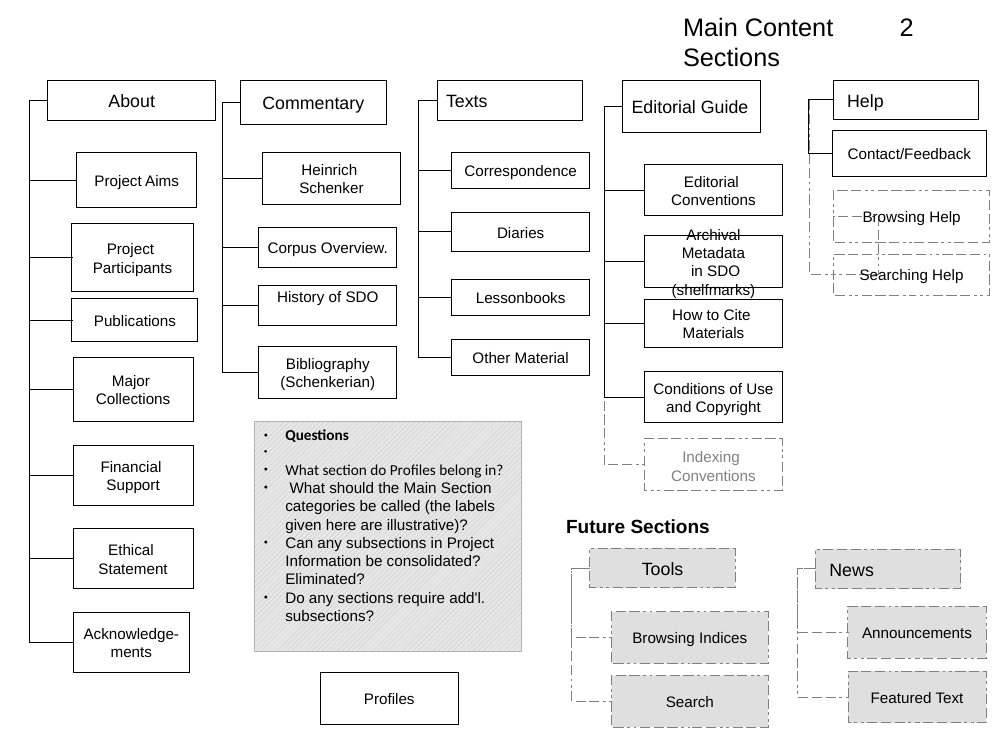
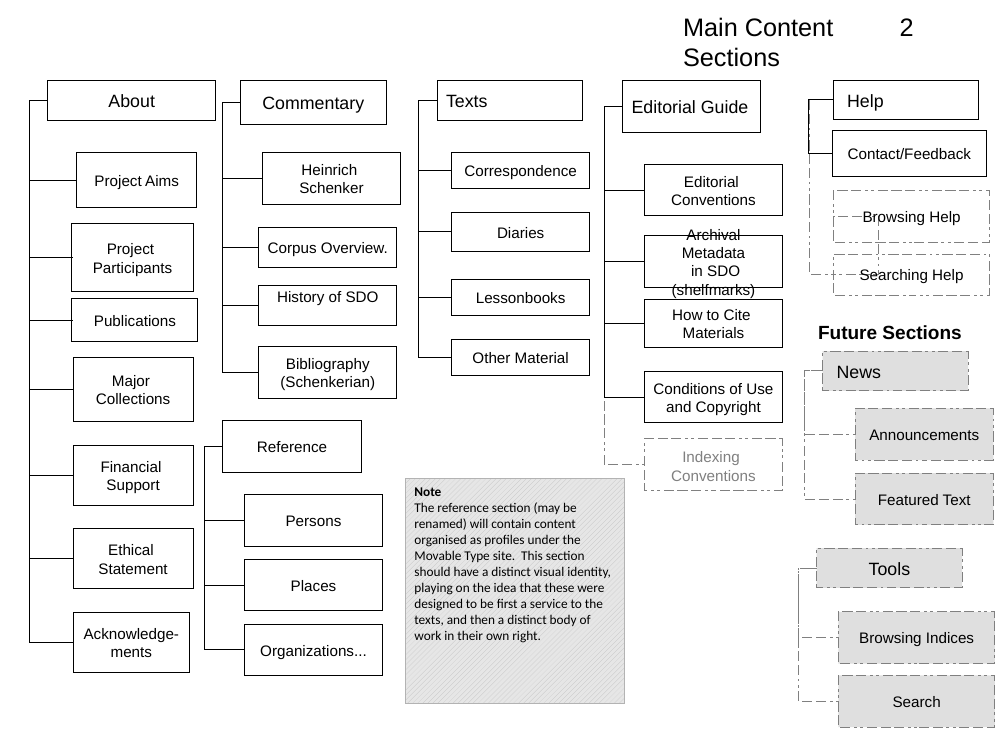
Before and after one commit to kingsdigitallab/sdo, a slide deck: slide 2 of analysis/wireframes/IA-wireframes.odp. Drawn at 1008x756 pixels with LibreOffice and Linux fonts; fonts in the diff are those of the drawing. Boxes give left, top, right and bottom in pixels: in the first picture for what was removed or moved away, otherwise in the second. Text is boxed around its words. In the diff, an @@ line names an element or a change of style, - is before the commit and + after.

```diff
--- a/analysis/wireframes/IA-wireframes.odp
+++ b/analysis/wireframes/IA-wireframes.odp
@@ text "Future Sections": place and size @@
-text "Future Sections" at (566,519,710,534)
+text "Future Sections" at (818,325,961,340)
@@ 2 rectangles, 2 elbow lines: place and size @@
-2 rectangles, 2 elbow lines at (798,549,986,724)
+2 rectangles, 2 elbow lines at (805,351,993,525)
@@ rectangle "Announcements": place and size @@
-rectangle "Announcements" at (848,606,986,659)
+rectangle "Announcements" at (855,409,993,461)
@@ elbow line added from (223, 446) to (244, 520), #000000 0 pt @@
@@ elbow line added from (244, 585) to (223, 446), #000000 0 pt @@
@@ elbow line added from (244, 650) to (223, 446), #000000 0 pt @@
@@ rectangle added at (223,421,361,473), outline #000000 0 pt, 12 pt, text #000000 @@
+Reference
@@ rectangle added at (405,479,624,704), fill pattern #C0C0C0 on #E6E6E6, outline #B3B3B3 0 pt, 10.5 pt, text #000000 @@
+Note
+The reference section (may be renamed) will contain content organised as profiles under the Movable Type site. This section should have a distinct visual identity, playing on the idea that these were designed to be first a service to the texts, and then a distinct body of work in their own right.
@@ rectangle "Persons": place and size @@
-rectangle "Persons" at (255,422,522,652)
+rectangle "Persons" at (244,495,382,547)
@@ rectangle "Persons" at (244,495,382,547): vertical alignment top to middle; fill pattern #C0C0C0 on #E6E6E6 to none; outline #B3B3B3 0 pt to #000000 0 pt @@
@@ text in rectangle at (286,515,342,526): text changed @@
-● Questions
-● What section do Profiles belong in?
-● What should the Main Section categories be called (the labels given here are illustrative)?
-● Can any subsections in Project Information be consolidated? Eliminated?
-● Do any sections require add'l. subsections?
+Persons
@@ rectangle added at (244,560,382,612), outline #000000 0 pt, 12 pt, text #000000 @@
+Places
@@ 3 rectangles, 2 elbow lines: place and size @@
-3 rectangles, 2 elbow lines at (572,548,768,728)
+3 rectangles, 2 elbow lines at (799,548,995,728)
@@ rectangle added at (244,624,382,676), outline #000000 0 pt, 12 pt, text #000000 @@
+Organizations...
@@ rectangle removed at (320,673,458,725) @@
-Profiles
```
Also in this commit, not shown: 2 other slides changed, 2 slides added, 2 other files.
